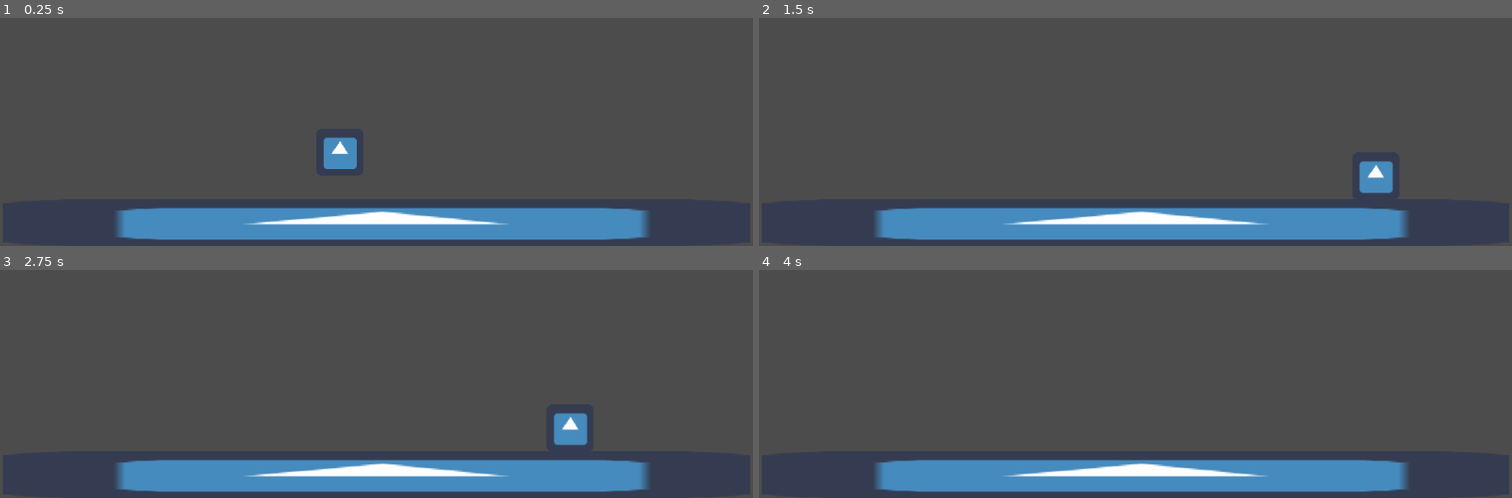
Above: before the commit, frames 1-4 (two rows, left to right).
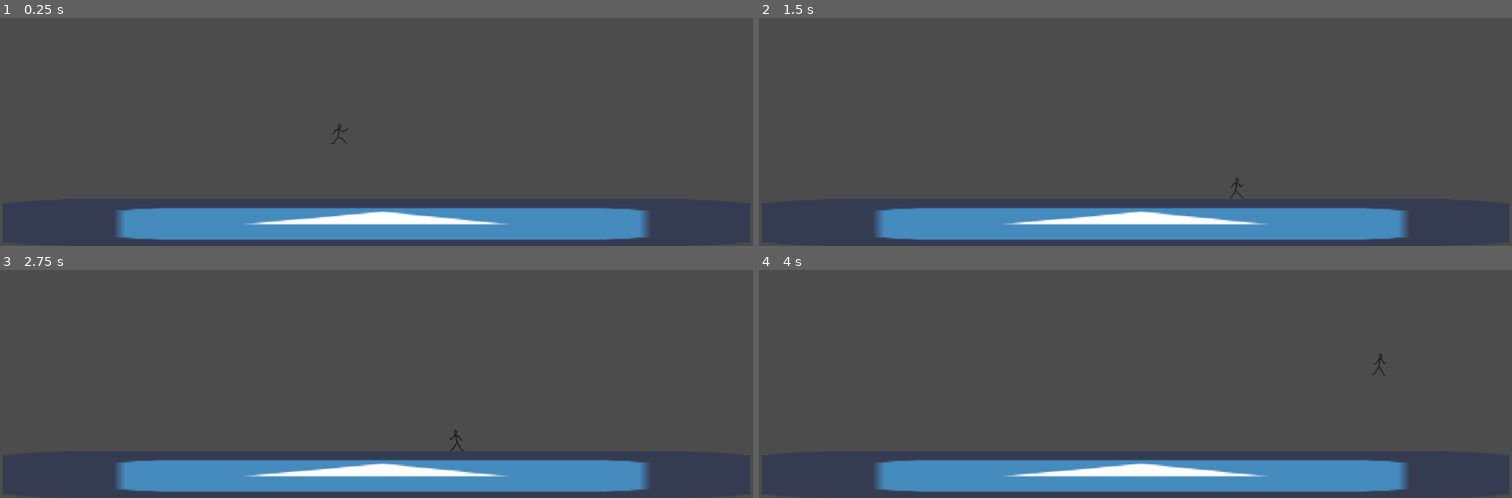
Above: after the commit, the same moments.

Repository: adamhamilton96/Game-Jam-Lie
Game: Godot game, scene res://Scenes/Node2D.tscn
Two runs of this game, one before a commit and one after it. Both use one fixed random seed, a clock stepped at 60 frames per second and the inputs below. The engine's default icon, where the game draws it, is replaced by a stand-in: a white triangle on a blue panel in a dark square.
Inputs:
- Up to frame 1 (0.25 s): no input
- Up to frame 2 (1.5 s): hold Right (ui_right) from 0.53 s (still down); tap Up (ui_up) at 0.77 s
- Up to frame 3 (2.75 s): tap Up (ui_up) at 1.52 s; release Right (ui_right) at 2.03 s; hold Left (ui_left) from 2.03 s (still down)
- Up to frame 4 (4 s): release Left (ui_left) at 2.78 s; hold Right (ui_right) from 2.78 s (still down); tap Up (ui_up) at 3.02, 3.77 s

The runs differ from the first frame. In frame 1, 0.6% of the frame differs, in the area x 43-48%, y 46-67%; in frame 2, 0.7%; in frame 3, 0.7%, in the area x 59-78%, y 62-80%; in frame 4, less than 0.1%.

Commit message:
Added idle and running animations to character

Diff:
--- a/Character.gd
+++ b/Character.gd
@@ -1,7 +1,7 @@
 extends KinematicBody2D
 
-const gravity = 20
-const walkSpeed = 200
+const gravity = 800
+const walkSpeed = 100
 
 #Jump
 export var fallMultiplier = 2
@@ -10,6 +10,18 @@
 
 var velocity = Vector2()
 
+func _process(delta):
+	if velocity.x == 0 && velocity.y == 0:
+		print("Playing")
+		$AnimatedSprite.play("idle")
+	else:
+		print("Stopping")
+		$AnimatedSprite.play("running")
+
+	if velocity.x <0:
+		$AnimatedSprite.flip_h = true
+	else:
+		$AnimatedSprite.flip_h = false
 
 func _physics_process(delta):
 	velocity.y += delta * gravity
@@ -27,7 +39,6 @@
 
 func handleJump():
 	# Jump code from this post -> https://godotengine.org/qa/25897/2d-platformer-how-to-control-jump-height-mario-like-jumps
-	velocity.y += gravity
 
 	if velocity.y > 0:
 	    velocity += Vector2.UP * (-9.81) * (fallMultiplier)
--- a/Scenes/Character.tscn
+++ b/Scenes/Character.tscn
@@ -1,20 +1,62 @@
-[gd_scene load_steps=4 format=2]
+[gd_scene load_steps=32 format=2]
 
 [ext_resource path="res://Character.gd" type="Script" id=1]
-[ext_resource path="res://icon.png" type="Texture" id=2]
+[ext_resource path="res://Sprites/CharacterIdleAnimation/character_idle0000.png" type="Texture" id=2]
+[ext_resource path="res://Sprites/CharacterIdleAnimation/character_idle0001.png" type="Texture" id=3]
+[ext_resource path="res://Sprites/CharacterIdleAnimation/character_idle0002.png" type="Texture" id=4]
+[ext_resource path="res://Sprites/CharacterIdleAnimation/character_idle0003.png" type="Texture" id=5]
+[ext_resource path="res://Sprites/CharacterIdleAnimation/character_idle0004.png" type="Texture" id=6]
+[ext_resource path="res://Sprites/CharacterIdleAnimation/character_idle0005.png" type="Texture" id=7]
+[ext_resource path="res://Sprites/CharacterIdleAnimation/character_idle0006.png" type="Texture" id=8]
+[ext_resource path="res://Sprites/CharacterIdleAnimation/character_idle0007.png" type="Texture" id=9]
+[ext_resource path="res://Sprites/CharacterIdleAnimation/character_idle0008.png" type="Texture" id=10]
+[ext_resource path="res://Sprites/CharacterIdleAnimation/character_idle0009.png" type="Texture" id=11]
+[ext_resource path="res://Sprites/CharacterIdleAnimation/character_idle0010.png" type="Texture" id=12]
+[ext_resource path="res://Sprites/CharacterIdleAnimation/character_idle0011.png" type="Texture" id=13]
+[ext_resource path="res://Sprites/CharacterIdleAnimation/character_idle0012.png" type="Texture" id=14]
+[ext_resource path="res://Sprites/CharacterIdleAnimation/character_running0000.png" type="Texture" id=15]
+[ext_resource path="res://Sprites/CharacterIdleAnimation/character_running0001.png" type="Texture" id=16]
+[ext_resource path="res://Sprites/CharacterIdleAnimation/character_running0002.png" type="Texture" id=17]
+[ext_resource path="res://Sprites/CharacterIdleAnimation/character_running0003.png" type="Texture" id=18]
+[ext_resource path="res://Sprites/CharacterIdleAnimation/character_running0004.png" type="Texture" id=19]
+[ext_resource path="res://Sprites/CharacterIdleAnimation/character_running0005.png" type="Texture" id=20]
+[ext_resource path="res://Sprites/CharacterIdleAnimation/character_running0006.png" type="Texture" id=21]
+[ext_resource path="res://Sprites/CharacterIdleAnimation/character_running0007.png" type="Texture" id=22]
+[ext_resource path="res://Sprites/CharacterIdleAnimation/character_running0008.png" type="Texture" id=23]
+[ext_resource path="res://Sprites/CharacterIdleAnimation/character_running0009.png" type="Texture" id=24]
+[ext_resource path="res://Sprites/CharacterIdleAnimation/character_running0010.png" type="Texture" id=25]
+[ext_resource path="res://Sprites/CharacterIdleAnimation/character_running0011.png" type="Texture" id=26]
+[ext_resource path="res://Sprites/CharacterIdleAnimation/character_running0012.png" type="Texture" id=27]
+[ext_resource path="res://Sprites/CharacterIdleAnimation/character_running0013.png" type="Texture" id=28]
+[ext_resource path="res://Sprites/CharacterIdleAnimation/character_running0014.png" type="Texture" id=29]
 
 [sub_resource type="RectangleShape2D" id=1]
-extents = Vector2( 31.6884, 31.9483 )
+extents = Vector2( 8.31714, 14.1294 )
+
+[sub_resource type="SpriteFrames" id=2]
+animations = [ {
+"frames": [ ExtResource( 2 ), ExtResource( 3 ), ExtResource( 4 ), ExtResource( 5 ), ExtResource( 6 ), ExtResource( 7 ), ExtResource( 8 ), ExtResource( 9 ), ExtResource( 10 ), ExtResource( 11 ), ExtResource( 12 ), ExtResource( 13 ), ExtResource( 14 ) ],
+"loop": true,
+"name": "idle",
+"speed": 25.0
+}, {
+"frames": [ ExtResource( 15 ), ExtResource( 16 ), ExtResource( 17 ), ExtResource( 18 ), ExtResource( 19 ), ExtResource( 20 ), ExtResource( 21 ), ExtResource( 22 ), ExtResource( 23 ), ExtResource( 24 ), ExtResource( 25 ), ExtResource( 26 ), ExtResource( 27 ), ExtResource( 28 ), ExtResource( 29 ) ],
+"loop": true,
+"name": "running",
+"speed": 25.0
+} ]
 
 [node name="Character" type="KinematicBody2D"]
-position = Vector2( 462.105, 322.105 )
+position = Vector2( 462.382, 320.163 )
 script = ExtResource( 1 )
 __meta__ = {
 "_edit_group_": true
 }
 
 [node name="CollisionCharacter" type="CollisionShape2D" parent="."]
+position = Vector2( 0, 1.5 )
 shape = SubResource( 1 )
 
-[node name="CharacterSprite" type="Sprite" parent="."]
-texture = ExtResource( 2 )
+[node name="AnimatedSprite" type="AnimatedSprite" parent="."]
+frames = SubResource( 2 )
+animation = "running"
Binary file added: Sprites/CharacterIdleAnimation/character_idle0000.png
Not shown, added: Sprites/CharacterIdleAnimation/character_idle0000.png.import
Binary file added: Sprites/CharacterIdleAnimation/character_idle0001.png
Not shown, added: Sprites/CharacterIdleAnimation/character_idle0001.png.import
Binary file added: Sprites/CharacterIdleAnimation/character_idle0002.png
Not shown, added: Sprites/CharacterIdleAnimation/character_idle0002.png.import
Binary file added: Sprites/CharacterIdleAnimation/character_idle0003.png
Not shown, added: Sprites/CharacterIdleAnimation/character_idle0003.png.import
Binary file added: Sprites/CharacterIdleAnimation/character_idle0004.png
Not shown, added: Sprites/CharacterIdleAnimation/character_idle0004.png.import
Binary file added: Sprites/CharacterIdleAnimation/character_idle0005.png
Not shown, added: Sprites/CharacterIdleAnimation/character_idle0005.png.import
(and 44 more such lines)
